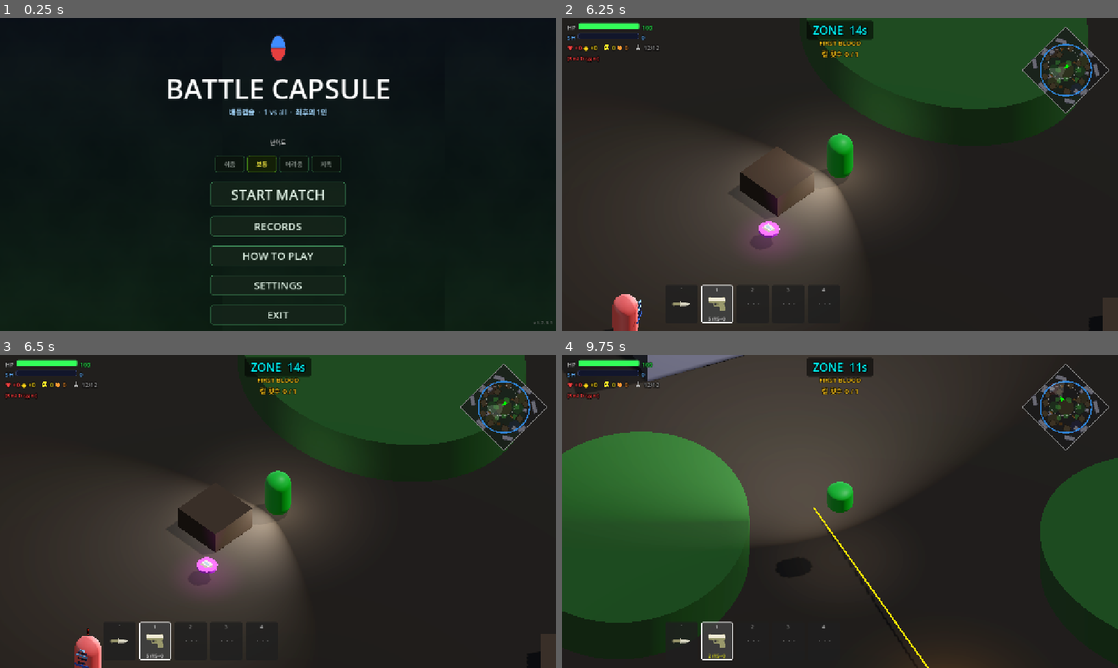
Above: before the commit, frames 1-4 (two rows, left to right).
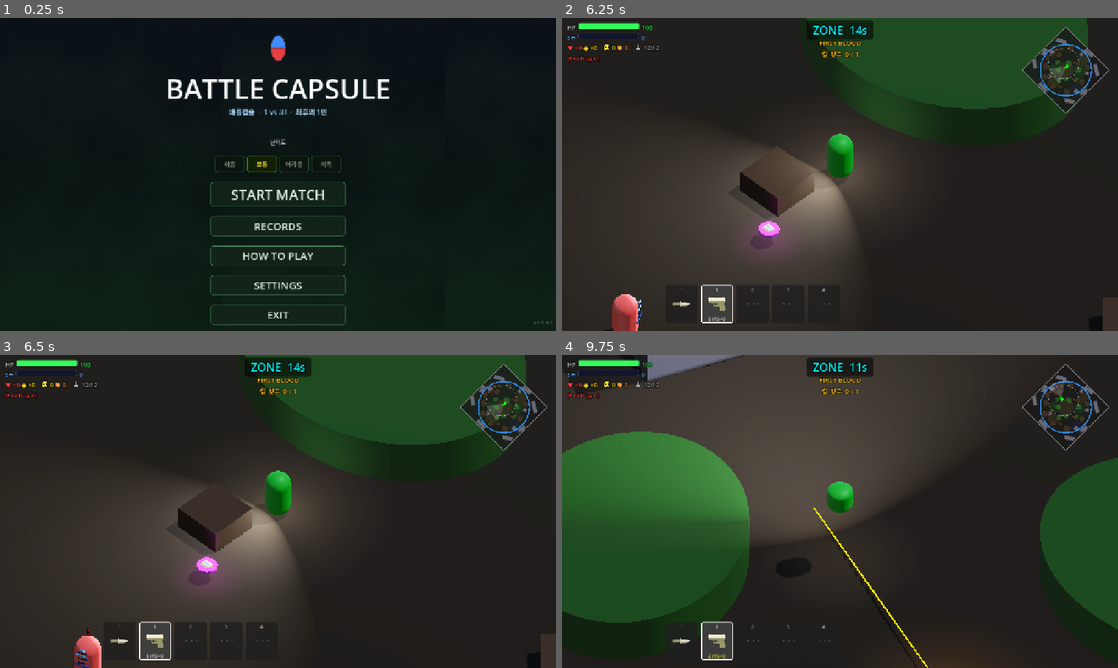
Above: after the commit, the same moments.

Repository: Kyulhee/battle-capsule
Game: Godot game, scene res://src/Main.tscn
Same seed, same stepped clock (60 frames per second), same inputs: the game is played once before the commit and once after it.
Inputs (mouse positions are in pixels of both pictures, inside the frame that each line leads up to):
- Up to frame 1 (0.25 s): no input
- Up to frame 2 (6.25 s): click "START MATCH" at 0.5 s; click "START MATCH" at 1.25 s; click "쉬움" at 2 s; click "보통" at 2.75 s; click "어려움" at 3.5 s; click "지옥" at 4.25 s; click "RECORDS" at 5 s; click "선택" at 5.75 s
- Up to frame 3 (6.5 s): no input
- Up to frame 4 (9.75 s): tap Enter at 6.5 s; move the mouse to (812, 574) at 6.52 s; hold W (ui_up) 6.53-8.03 s; tap Q (heal) at 6.6, 7.55, 8.1, 9.05 s; click (812, 574) at 6.67 s; tap Space at 6.77, 7.52, 9.02 s; move the mouse to (1006, 558) at 7.27 s; click (1006, 558) at 7.35 s; move the mouse to (673, 464) at 8.02 s; hold A (ui_left) 8.03-9.53 s; move the mouse to (867, 511) at 8.77 s; tap F (interact) at 8.85 s; click (867, 511) at 8.92 s; move the mouse to (756, 433) at 9.52 s; hold S (ui_down) from 9.53 s (still down); tap C at 9.6 s

Frames 1-3 are identical in both runs. In frame 4, less than 0.1% of the frame differs, in the area x 48-66%, y 56-100%.

Commit message:
polish: clarify v1.10 status and death drop labels

Diff:
--- /dev/null
+++ b/src/core/DropDisplayCatalog.gd
@@ -0,0 +1,32 @@
+class_name DropDisplayCatalog
+extends RefCounted
+
+static func weapon_name(wtype: String) -> String:
+	match wtype:
+		"pistol":  return "피스톨"
+		"ar":      return "돌격소총"
+		"shotgun": return "샷건"
+		"railgun": return "레일건"
+	return wtype.capitalize()
+
+static func ammo_name(wtype: String) -> String:
+	match wtype:
+		"pistol":  return "피스톨 탄"
+		"ar":      return "소총 탄"
+		"shotgun": return "샷건 탄"
+		"railgun": return "레일 탄"
+	return wtype.capitalize() + " 탄"
+
+static func common_heal_name() -> String:
+	return "붕대"
+
+static func rare_heal_name() -> String:
+	return "구급상자"
+
+static func weapon_color(wtype: String) -> Color:
+	match wtype:
+		"pistol":  return Color(0.55, 0.78, 1.0)
+		"ar":      return Color(0.2, 0.88, 0.35)
+		"shotgun": return Color(1.0, 0.6, 0.1)
+		"railgun": return Color(0.85, 0.2, 1.0)
+	return Color.WHITE
--- a/src/entities/bot/Bot.gd
+++ b/src/entities/bot/Bot.gd
@@ -4,6 +4,7 @@
 const BULLET_TRAIL_SCN   = preload("res://src/fx/BulletTrail.tscn")
 const PICKUP_SCN         = preload("res://src/entities/pickup/Pickup.tscn")
 const IMPACT_EFFECT_SCN  = preload("res://src/fx/ImpactEffect.tscn")
+const DropDisplayCatalogScript = preload("res://src/core/DropDisplayCatalog.gd")
 const BOT_DOCTRINE       = preload("res://src/entities/bot/BotDoctrine.gd")
 const BOT_VISUAL_KIT     = preload("res://src/entities/bot/BotVisualKit.gd")
 
@@ -1712,8 +1713,8 @@
 	var item = ItemData.new()
 	item.type = ItemData.Type.WEAPON
 	item.rarity = ItemData.Rarity.COMMON
-	item.item_name = _weapon_display_name(stats.weapon_type)
-	item.color = _weapon_color(stats.weapon_type)
+	item.item_name = DropDisplayCatalogScript.weapon_name(stats.weapon_type)
+	item.color = DropDisplayCatalogScript.weapon_color(stats.weapon_type)
 	var wstats = stats.duplicate() as StatsData
 	wstats.current_ammo = wstats.max_ammo / 3  # partial load only — actual ammo drops separately
 	item.weapon_stats = wstats
@@ -1730,10 +1731,10 @@
 	var item = ItemData.new()
 	item.type = ItemData.Type.AMMO
 	item.rarity = ItemData.Rarity.COMMON
-	item.item_name = _ammo_display_name(stats.weapon_type)
+	item.item_name = DropDisplayCatalogScript.ammo_name(stats.weapon_type)
 	item.ammo_weapon_type = stats.weapon_type
 	item.amount = total
-	item.color = _weapon_color(stats.weapon_type)
+	item.color = DropDisplayCatalogScript.weapon_color(stats.weapon_type)
 	var pickup = PICKUP_SCN.instantiate()
 	get_tree().root.add_child(pickup)
 	pickup.global_position = global_position + Vector3(randf_range(-0.8, 0.8), 0.3, randf_range(-0.8, 0.8))
@@ -1744,7 +1745,7 @@
 		var item = ItemData.new()
 		item.type = ItemData.Type.HEAL
 		item.rarity = ItemData.Rarity.COMMON
-		item.item_name = "붕대"
+		item.item_name = DropDisplayCatalogScript.common_heal_name()
 		item.amount = stats.heal_items
 		item.color = Color(0.2, 1.0, 0.4)
 		var pickup = PICKUP_SCN.instantiate()
@@ -1755,37 +1756,13 @@
 		var item = ItemData.new()
 		item.type = ItemData.Type.HEAL
 		item.rarity = ItemData.Rarity.RARE
-		item.item_name = "구급상자"
+		item.item_name = DropDisplayCatalogScript.rare_heal_name()
 		item.amount = stats.advanced_heals
 		item.color = Color(1.0, 0.88, 0.1)
 		var pickup = PICKUP_SCN.instantiate()
 		get_tree().root.add_child(pickup)
 		pickup.global_position = global_position + Vector3(randf_range(-0.5, 0.5), 0.3, randf_range(-0.5, 0.5))
 		pickup.init(item)
-
-func _weapon_display_name(wtype: String) -> String:
-	match wtype:
-		"pistol":  return "피스톨"
-		"ar":      return "돌격소총"
-		"shotgun": return "샷건"
-		"railgun": return "레일건"
-	return wtype.capitalize()
-
-func _ammo_display_name(wtype: String) -> String:
-	match wtype:
-		"ar":      return "소총 탄"
-		"shotgun": return "샷건 탄"
-		"railgun": return "레일 탄"
-		"pistol":  return "피스톨 탄"
-	return wtype.capitalize() + " 탄"
-
-func _weapon_color(wtype: String) -> Color:
-	match wtype:
-		"pistol":  return Color(0.55, 0.78, 1.0)
-		"ar":      return Color(0.2, 0.88, 0.35)
-		"shotgun": return Color(1.0, 0.6, 0.1)
-		"railgun": return Color(0.85, 0.2, 1.0)
-	return Color.WHITE
 
 # ─── DAMAGE OVERRIDE ─────────────────────────────────────────────────────────
 # Force immediate RECOVER when hit with no ammo left — prevents bots from
--- a/src/entities/pickup/Pickup.gd
+++ b/src/entities/pickup/Pickup.gd
@@ -183,17 +183,17 @@
 		_focus_marker = MeshInstance3D.new()
 		_focus_marker.name = "FocusMarker"
 		var disc = CylinderMesh.new()
-		disc.top_radius = 0.76
-		disc.bottom_radius = 0.76
-		disc.height = 0.018
+		disc.top_radius = 0.54
+		disc.bottom_radius = 0.54
+		disc.height = 0.012
 		disc.radial_segments = 36
 		_focus_marker.mesh = disc
-		_focus_marker.position = Vector3(0.0, 0.03, 0.0)
+		_focus_marker.position = Vector3(0.0, 0.025, 0.0)
 		add_child(_focus_marker)
 	var mat = StandardMaterial3D.new()
-	mat.albedo_color = Color(base_color.r, base_color.g, base_color.b, 0.26)
+	mat.albedo_color = Color(base_color.r, base_color.g, base_color.b, 0.10)
 	mat.emission_enabled = true
-	mat.emission = base_color * 0.28
+	mat.emission = base_color * 0.08
 	mat.transparency = BaseMaterial3D.TRANSPARENCY_ALPHA
 	_focus_marker.material_override = mat
 	_focus_marker.visible = false
--- a/src/entities/player/Player.gd
+++ b/src/entities/player/Player.gd
@@ -63,6 +63,7 @@
 const SHOT_PING_SCN = preload("res://src/fx/ShotPing.tscn")
 const PISTOL_STATS = preload("res://src/core/pistol_stats.tres")
 const PICKUP_SCN = preload("res://src/entities/pickup/Pickup.tscn")
+const DropDisplayCatalogScript = preload("res://src/core/DropDisplayCatalog.gd")
 const WeaponSlotManagerScript = preload("res://src/core/WeaponSlotManager.gd")
 
 # ── Weapon Slot Inventory ────────────────────────────────────────────────
@@ -1222,8 +1223,8 @@
 		var item = ItemData.new()
 		item.type = ItemData.Type.WEAPON
 		item.rarity = ItemData.Rarity.COMMON
-		item.item_name = _drop_weapon_name(wdata.weapon_type)
-		item.color = _drop_weapon_color(wdata.weapon_type)
+		item.item_name = DropDisplayCatalogScript.weapon_name(wdata.weapon_type)
+		item.color = DropDisplayCatalogScript.weapon_color(wdata.weapon_type)
 		var wstats = wdata.duplicate() as StatsData
 		wstats.current_ammo = wstats.max_ammo / 3
 		item.weapon_stats = wstats
@@ -1236,10 +1237,10 @@
 			var ammo_item = ItemData.new()
 			ammo_item.type = ItemData.Type.AMMO
 			ammo_item.rarity = ItemData.Rarity.COMMON
-			ammo_item.item_name = _drop_weapon_name(wdata.weapon_type) + " Ammo"
+			ammo_item.item_name = DropDisplayCatalogScript.ammo_name(wdata.weapon_type)
 			ammo_item.ammo_weapon_type = wdata.weapon_type
 			ammo_item.amount = total_ammo
-			ammo_item.color = _drop_weapon_color(wdata.weapon_type)
+			ammo_item.color = DropDisplayCatalogScript.weapon_color(wdata.weapon_type)
 			var ap = PICKUP_SCN.instantiate()
 			get_tree().root.add_child(ap)
 			ap.global_position = global_position + Vector3(randf_range(-0.8, 0.8), 0.3, randf_range(-0.8, 0.8))
@@ -1248,7 +1249,7 @@
 		var heal_item = ItemData.new()
 		heal_item.type = ItemData.Type.HEAL
 		heal_item.rarity = ItemData.Rarity.COMMON
-		heal_item.item_name = "Health Potion"
+		heal_item.item_name = DropDisplayCatalogScript.common_heal_name()
 		heal_item.amount = stats.heal_items
 		heal_item.color = Color(0.2, 1.0, 0.4)
 		var hp = PICKUP_SCN.instantiate()
@@ -1259,29 +1260,13 @@
 		var adv_item = ItemData.new()
 		adv_item.type = ItemData.Type.HEAL
 		adv_item.rarity = ItemData.Rarity.RARE
-		adv_item.item_name = "MedKit"
+		adv_item.item_name = DropDisplayCatalogScript.rare_heal_name()
 		adv_item.amount = stats.advanced_heals
 		adv_item.color = Color(1.0, 0.88, 0.1)
 		var ap2 = PICKUP_SCN.instantiate()
 		get_tree().root.add_child(ap2)
 		ap2.global_position = global_position + Vector3(0, 0.3, 0.5)
 		ap2.init(adv_item)
-
-func _drop_weapon_name(wtype: String) -> String:
-	match wtype:
-		"pistol":  return "Pistol"
-		"ar":      return "Assault Rifle"
-		"shotgun": return "Shotgun"
-		"railgun": return "Railgun"
-	return wtype.capitalize()
-
-func _drop_weapon_color(wtype: String) -> Color:
-	match wtype:
-		"pistol":  return Color(0.55, 0.78, 1.0)
-		"ar":      return Color(0.2, 0.88, 0.35)
-		"shotgun": return Color(1.0, 0.6, 0.1)
-		"railgun": return Color(0.85, 0.2, 1.0)
-	return Color.WHITE
 
 func shoot_pellet(_idx: int):
 	reveal()
Not shown, changed: CLAUDE.md
Not shown, changed: docs/DEVLOG.md
Not shown, changed: docs/IMPACT_MAP.md
Not shown, changed: docs/MASTERPLAN.md
Not shown, changed: docs/devlog/v1.10.md
